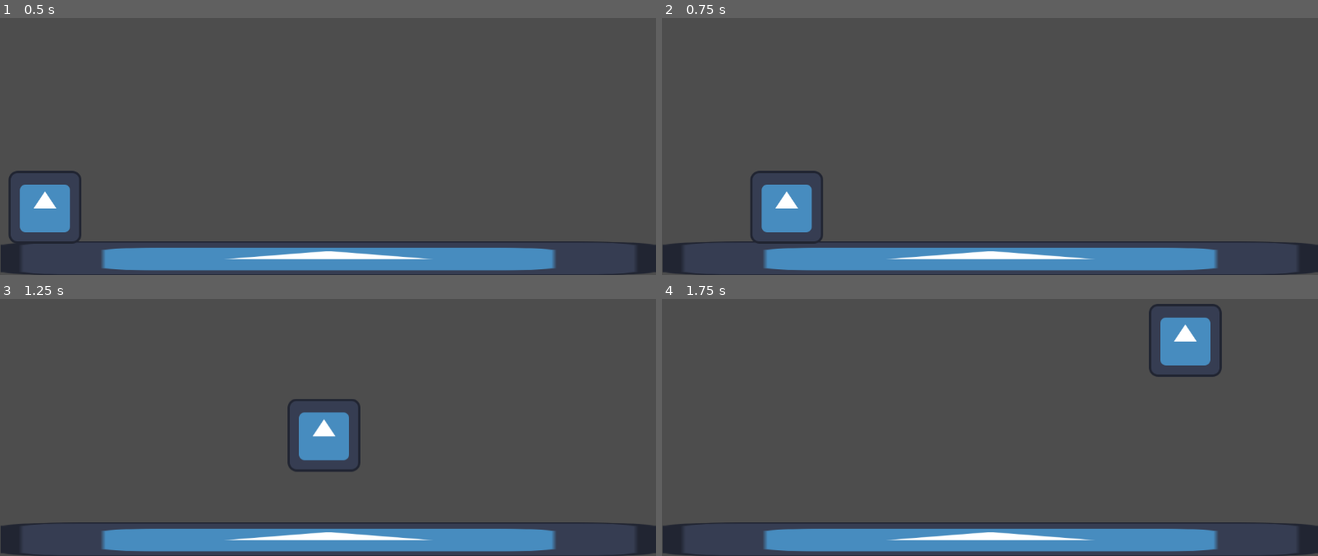
Above: before the commit, frames 1-4 (two rows, left to right).
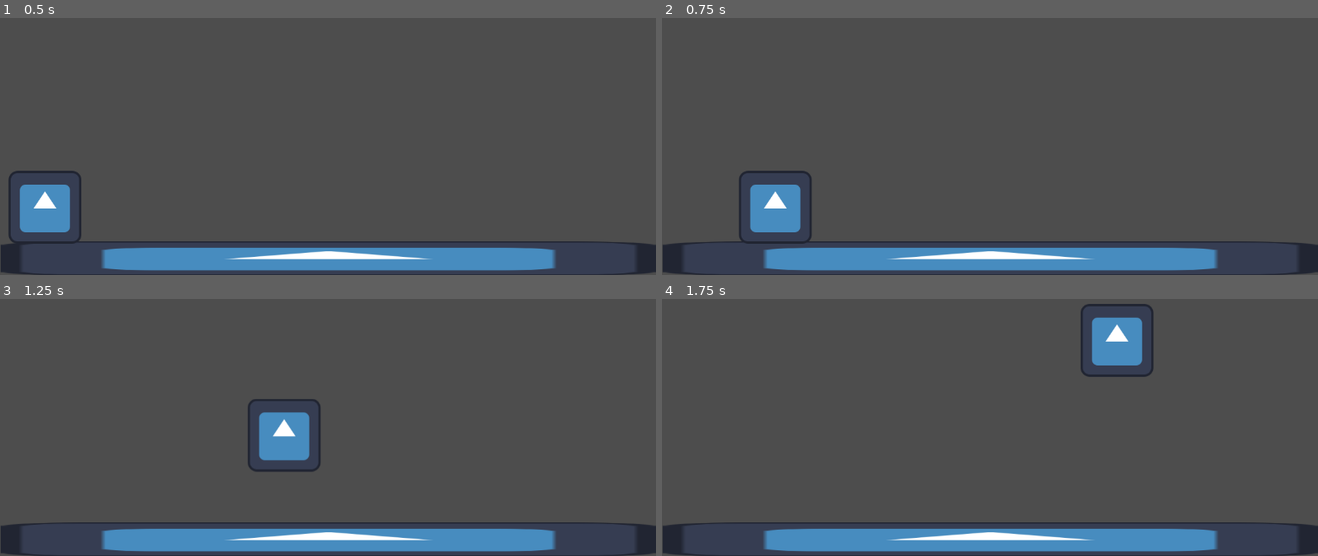
Above: after the commit, the same moments.

Repository: OnlyNumber404/pprj
Game: Godot game, scene res://scene/stage/platform/static_body_2d.tscn
The game is run twice, just before and just after one commit, with the same random seed, the same clock (stepped at 60 frames per second) and the same inputs. This scene is started directly instead of the project's main scene. The engine's default icon, where the game draws it, is replaced by a stand-in: a white triangle on a blue panel in a dark square.
Inputs:
- Up to frame 1 (0.5 s): no input
- Up to frame 2 (0.75 s): tap Enter at 0.5 s; hold D (right) from 0.53 s (still down)
- Up to frame 3 (1.25 s): keep holding D (right); tap Space (jump) at 0.77 s
- Up to frame 4 (1.75 s): keep holding D (right); tap Space (jump) at 1.52 s

Frame 1 is identical in both runs. In frame 2, 1.2% of the frame differs, in the area x 11-25%, y 59-88%; in frame 3, 2.8%; in frame 4, 3.7%, in the area x 63-86%, y 1-31%.

Commit message:
change player behaviour

Diff:
--- a/platform_player.gd
+++ b/platform_player.gd
@@ -1,7 +1,7 @@
 extends CharacterBody2D
 
 
-const SPEED = 700.0
+const SPEED = 600.0
 const JUMP_VELOCITY = -2000.0
 const GRAVITY = Vector2(0, 8000)
 
